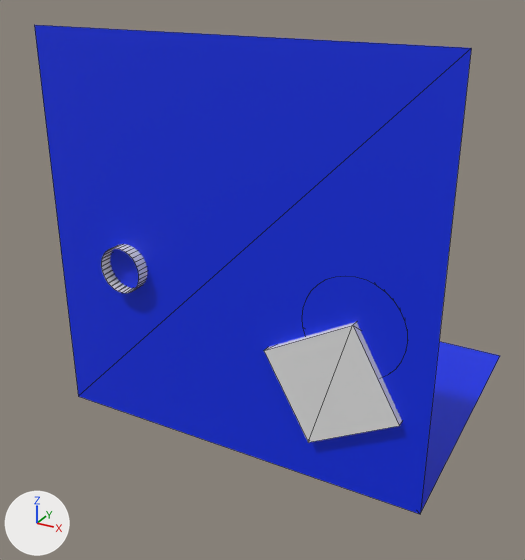
Two versions of the COLLADA model cube.dae, one commit apart.
Camera for both pictures: a 50 mm lens placed at (6.71, -10.73, 5.26), pointed at (-0.5, 2.38, -1.3). The axes (+X, +Y, +Z) are drawn at lower left. The lights are the same throughout. Mesh edges are drawn as thin lines. Where no turn or scale is listed for an object, it has been applied to the vertices.
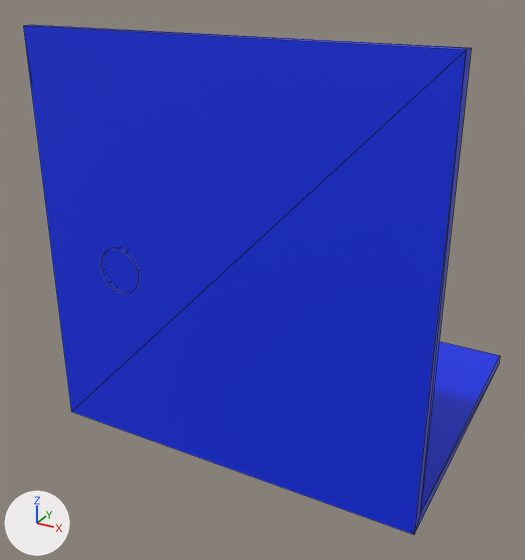
Pixel boxes [x1, y1, x2, y2] of what changed, in the pictures (525 x 560 px):
'Plane', reshaped
    before: [34, 25, 500, 514]
    after: [24, 25, 500, 534]
part 1 of me_plane, added (blue)
    after: [24, 25, 500, 534]

The edits, one by one:
me_plane is used by ob_plane; location (0.0, 0.0, 0.0).
me_plane had 335 vertices, 590 faces and spanned x -4.14..4.14, y -0.28..6.75, z -4.14..4.14.
me_plane now has 341 vertices, 606 faces and spans x -4.14..4.14, y -0.28..6.75, z -4.41..4.14.
Part 1, on me_plane:
6 vertices are added at (-4.14, -0.27, -4.41), (-4.14, -0.27, 4.14), (-4.14, 6.75, -4.41), (4.14, -0.27, 4.14), (4.14, -0.27, -4.41), (4.14, 6.75, -4.41).
16 new faces join them, mat_material_002 (blue #002ce7).
